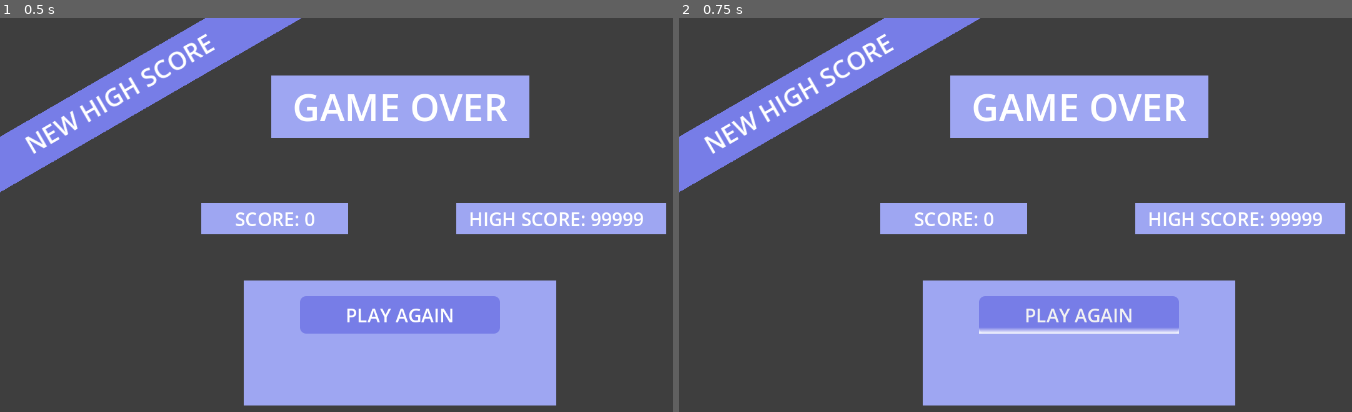
Above: before the commit, frames 1-2 (left to right).
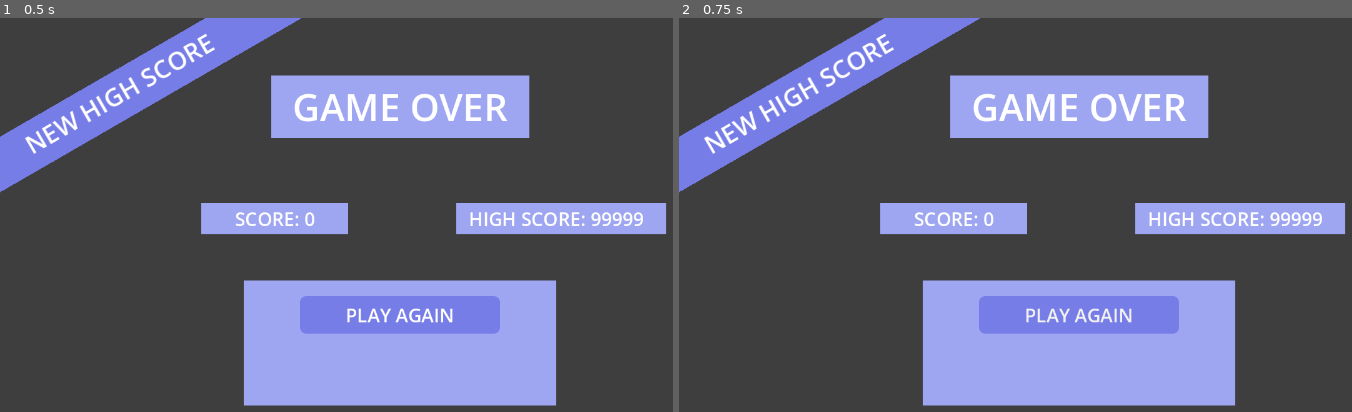
Above: after the commit, the same moments.

Repository: lolyay270/Mobile-Dev-Small
Game: Godot game, scene res://scenes/gameOver.tscn
The game is run twice, just before and just after one commit, with the same random seed, the same clock (stepped at 60 frames per second) and the same inputs. This scene is started directly instead of the project's main scene.
Inputs:
- Up to frame 1 (0.5 s): no input
- Up to frame 2 (0.75 s): click "PLAY AGAIN" at 0.5 s

Frame 1 is identical in both runs. In frame 2, 0.4% of the frame differs, in the area x 44-75%, y 78-81%.

Commit message:
feat(UI): play again button functionality

Diff:
--- a/scenes/game.tscn
+++ b/scenes/game.tscn
@@ -1,5 +1,6 @@
-[gd_scene load_steps=9 format=3 uid="uid://btxwjf1oh0f2p"]
+[gd_scene load_steps=10 format=3 uid="uid://btxwjf1oh0f2p"]
 
+[ext_resource type="Script" uid="uid://b3gsvelmqx1yi" path="res://scripts/gameStart.gd" id="1_0tnpc"]
 [ext_resource type="Texture2D" uid="uid://dkh021bwgv0om" path="res://icon.svg" id="1_5khgj"]
 [ext_resource type="Script" uid="uid://chvvopsvkk6yx" path="res://scripts/flying objects/spawner.gd" id="2_31v75"]
 [ext_resource type="Script" uid="uid://baigijg1auo7a" path="res://scripts/scoreDisplay.gd" id="2_p57ef"]
@@ -18,6 +19,7 @@
 grow_vertical = 2
 size_flags_horizontal = 3
 size_flags_vertical = 3
+script = ExtResource("1_0tnpc")
 
 [node name="Spawner" type="Node" parent="."]
 script = ExtResource("2_31v75")
--- a/scenes/gameOver.tscn
+++ b/scenes/gameOver.tscn
@@ -180,3 +180,5 @@
 scale = Vector2(2, 1.4)
 pivot_offset = Vector2(140, 21)
 color = Color(0.466667, 0.490196, 0.905882, 1)
+
+[connection signal="button_up" from="BG/SELECTIONS/new game" to="." method="_on_new_game_button_up"]
--- a/scripts/gameManager.gd
+++ b/scripts/gameManager.gd
@@ -2,7 +2,7 @@
 
 @export var isPlaying: bool = true
 @export var score: int = 0
-@export var runTime: float = 0
+@export var runTime: float = 0 #used for fish spawning
 
 #signal is equivalent to unity event
 signal scoreUpdated
@@ -29,3 +29,8 @@
 func UpdatePlayState(value: bool):
 	isPlaying = value
 	playStateUpdated.emit()
+
+func ResetToDefault():
+	UpdatePlayState(true)
+	UpdateScore(-score)
+	runTime = 0
--- a/scripts/gameOver.gd
+++ b/scripts/gameOver.gd
@@ -4,3 +4,7 @@
 
 func _ready() -> void:
 	scoreDisplay.text = "SCORE: " + str(GameManager.score)
+
+
+func _on_new_game_button_up() -> void:
+	get_tree().reload_current_scene()
--- /dev/null
+++ b/scripts/gameStart.gd
@@ -0,0 +1,11 @@
+"""
+This script resets GameManager (a singleton) to its default values
+when a new run of the game begins
+"""
+
+extends Node
+
+@onready var scoreDisplay
+
+func _ready() -> void:
+	GameManager.ResetToDefault()
--- a/scripts/scoreDisplay.gd
+++ b/scripts/scoreDisplay.gd
@@ -1,13 +1,17 @@
+"""
+This script manages the display and text of the score on screen
+"""
+
 extends Label
 
 func _ready() -> void:
-	GameManager.scoreUpdated.connect(UpdateDisplay)
-	GameManager.playStateUpdated.connect(HideDisplay)
+	GameManager.scoreUpdated.connect(UpdateText)
+	GameManager.playStateUpdated.connect(UpdateDisplay)
+
+
+func UpdateText():
+	self.text = str(GameManager.score)
 
 
 func UpdateDisplay():
-	self.text = str(GameManager.score)
-
-
-func HideDisplay():
-	self.hide()
+	self.visible = GameManager.isPlaying
Not shown, added: scripts/gameStart.gd.uid
